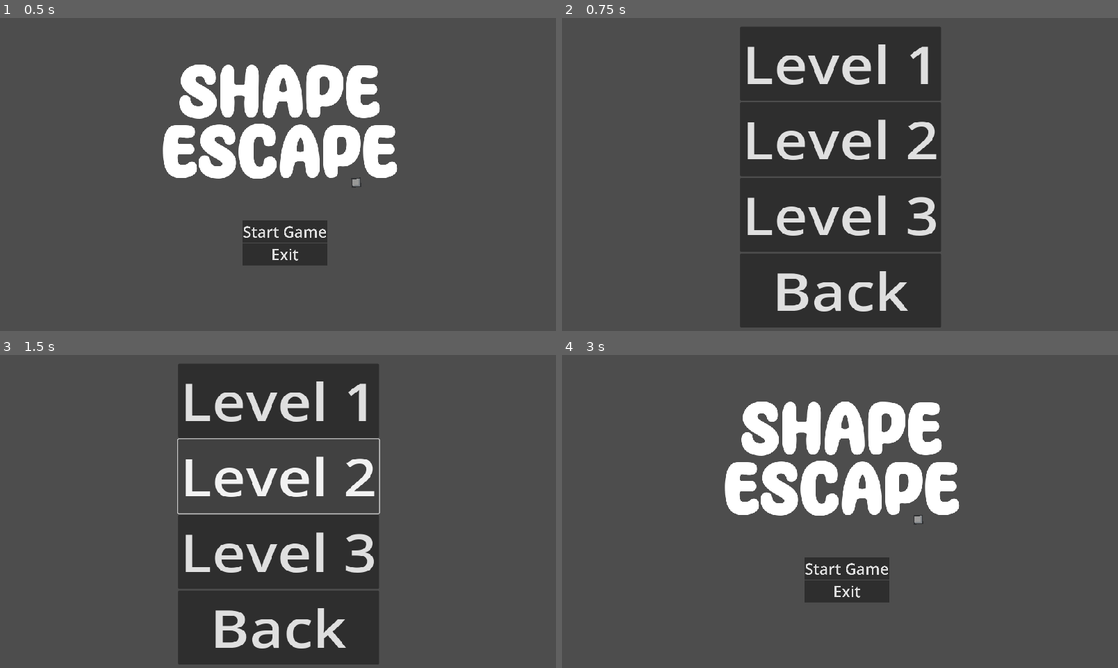
Above: before the commit, frames 1-4 (two rows, left to right).
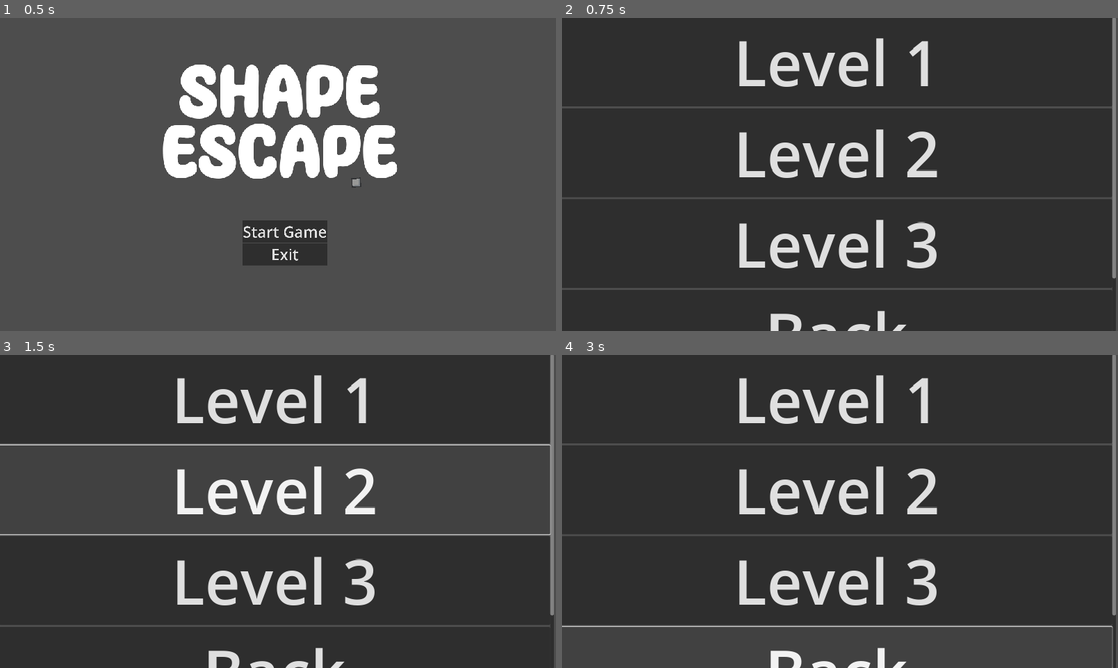
Above: after the commit, the same moments.

Repository: matt-neave/shapeEscape
Game: Godot game, scene res://scenes/menu.tscn
Two runs of this game, one before a commit and one after it. Both use one fixed random seed, a clock stepped at 60 frames per second and the inputs below.
Inputs (mouse positions are in pixels of both pictures, inside the frame that each line leads up to):
- Up to frame 1 (0.5 s): no input
- Up to frame 2 (0.75 s): click "Start Game" at 0.5 s
- Up to frame 3 (1.5 s): click "Level 2" at 1.25 s
- Up to frame 4 (3 s): click "Level 3" at 2 s; click (840, 627) at 2.75 s, where only the run before the commit has a clickable "Back"

Frame 1 is identical in both runs. In frame 2, 73% of the frame differs, in the area x 0-100%, y 0-100%; in frame 3, 56%; in frame 4, 84%.

Commit message:
Added dynamic level select

Diff:
--- a/map_resources/world_tile_set.tres
+++ b/map_resources/world_tile_set.tres
@@ -6,58 +6,26 @@
 texture = ExtResource("1_01qya")
 texture_region_size = Vector2i(64, 64)
 0:0/0 = 0
-0:0/0/physics_layer_0/linear_velocity = Vector2(0, 0)
-0:0/0/physics_layer_0/angular_velocity = 0.0
 0:0/0/physics_layer_0/polygon_0/points = PackedVector2Array(-32, -32, 32, -32, 32, 32, -32, 32)
 1:0/0 = 0
-1:0/0/physics_layer_0/linear_velocity = Vector2(0, 0)
-1:0/0/physics_layer_0/angular_velocity = 0.0
 1:0/0/physics_layer_0/polygon_0/points = PackedVector2Array(-32, -32, 32, -32, 32, 32, -32, 32)
 2:0/0 = 0
-2:0/0/physics_layer_0/linear_velocity = Vector2(0, 0)
-2:0/0/physics_layer_0/angular_velocity = 0.0
 3:0/0 = 0
-3:0/0/physics_layer_0/linear_velocity = Vector2(0, 0)
-3:0/0/physics_layer_0/angular_velocity = 0.0
 0:1/0 = 0
-0:1/0/physics_layer_0/linear_velocity = Vector2(0, 0)
-0:1/0/physics_layer_0/angular_velocity = 0.0
 0:1/0/physics_layer_0/polygon_0/points = PackedVector2Array(-32, -32, 32, -32, 32, 32, -32, 32)
 1:1/0 = 0
-1:1/0/physics_layer_0/linear_velocity = Vector2(0, 0)
-1:1/0/physics_layer_0/angular_velocity = 0.0
 1:1/0/physics_layer_0/polygon_0/points = PackedVector2Array(-32, -32, 32, -32, 32, 32, -32, 32)
 2:1/0 = 0
-2:1/0/physics_layer_0/linear_velocity = Vector2(0, 0)
-2:1/0/physics_layer_0/angular_velocity = 0.0
 3:1/0 = 0
-3:1/0/physics_layer_0/linear_velocity = Vector2(0, 0)
-3:1/0/physics_layer_0/angular_velocity = 0.0
 0:2/0 = 0
-0:2/0/physics_layer_0/linear_velocity = Vector2(0, 0)
-0:2/0/physics_layer_0/angular_velocity = 0.0
 0:2/0/physics_layer_0/polygon_0/points = PackedVector2Array(-32, -32, 32, -32, 32, 32, -32, 32)
 1:2/0 = 0
-1:2/0/physics_layer_0/linear_velocity = Vector2(0, 0)
-1:2/0/physics_layer_0/angular_velocity = 0.0
 2:2/0 = 0
-2:2/0/physics_layer_0/linear_velocity = Vector2(0, 0)
-2:2/0/physics_layer_0/angular_velocity = 0.0
 3:2/0 = 0
-3:2/0/physics_layer_0/linear_velocity = Vector2(0, 0)
-3:2/0/physics_layer_0/angular_velocity = 0.0
 0:3/0 = 0
-0:3/0/physics_layer_0/linear_velocity = Vector2(0, 0)
-0:3/0/physics_layer_0/angular_velocity = 0.0
 1:3/0 = 0
-1:3/0/physics_layer_0/linear_velocity = Vector2(0, 0)
-1:3/0/physics_layer_0/angular_velocity = 0.0
 2:3/0 = 0
-2:3/0/physics_layer_0/linear_velocity = Vector2(0, 0)
-2:3/0/physics_layer_0/angular_velocity = 0.0
 3:3/0 = 0
-3:3/0/physics_layer_0/linear_velocity = Vector2(0, 0)
-3:3/0/physics_layer_0/angular_velocity = 0.0
 
 [resource]
 tile_size = Vector2i(64, 64)
--- a/project.godot
+++ b/project.godot
@@ -12,7 +12,7 @@
 
 config/name="shape_escape"
 run/main_scene="res://scenes/menu.tscn"
-config/features=PackedStringArray("4.2", "Forward Plus")
+config/features=PackedStringArray("4.3", "Forward Plus")
 config/icon="res://icon.svg"
 
 [autoload]
@@ -39,19 +39,19 @@
 }
 move_left={
 "deadzone": 0.5,
-"events": [Object(InputEventKey,"resource_local_to_scene":fa …(171 unchanged characters)… keycode":65,"key_label":0,"unicode":97,"echo":false,"script":null)
-, Object(InputEventKey,"resource_local_to_scene":false,"reso …(166 unchanged characters)… ode":4194319,"key_label":0,"unicode":0,"echo":false,"script":null)
+"events": [Object(InputEventKey,"resource_local_to_scene":fa …(171 unchanged characters)… keycode":65,"key_label":0,"unicode":97,"location":0,"echo":false,"script":null)
+, Object(InputEventKey,"resource_local_to_scene":false,"reso …(166 unchanged characters)… ode":4194319,"key_label":0,"unicode":0,"location":0,"echo":false,"script":null)
 ]
 }
 move_right={
 "deadzone": 0.5,
-"events": [Object(InputEventKey,"resource_local_to_scene":fa …(172 unchanged characters)… eycode":68,"key_label":0,"unicode":100,"echo":false,"script":null)
-, Object(InputEventKey,"resource_local_to_scene":false,"reso …(166 unchanged characters)… ode":4194321,"key_label":0,"unicode":0,"echo":false,"script":null)
+"events": [Object(InputEventKey,"resource_local_to_scene":fa …(172 unchanged characters)… eycode":68,"key_label":0,"unicode":100,"location":0,"echo":false,"script":null)
+, Object(InputEventKey,"resource_local_to_scene":false,"reso …(166 unchanged characters)… ode":4194321,"key_label":0,"unicode":0,"location":0,"echo":false,"script":null)
 ]
 }
 pause={
 "deadzone": 0.5,
-"events": [Object(InputEventKey,"resource_local_to_scene":fa …(175 unchanged characters)… ode":4194305,"key_label":0,"unicode":0,"echo":false,"script":null)
+"events": [Object(InputEventKey,"resource_local_to_scene":fa …(175 unchanged characters)… ode":4194305,"key_label":0,"unicode":0,"location":0,"echo":false,"script":null)
 ]
 }
 
--- a/scenes/sample_world.tscn
+++ b/scenes/level-1.tscn
@@ -1,19 +1,19 @@
 [gd_scene load_steps=17 format=3 uid="uid://cpbgad7xpvgim"]
 
-[ext_resource type="TileSet" uid="uid://brbpok4okhehv" path="res://map_resources/world_tile_set.tres" id="1_3xljd"]
-[ext_resource type="Script" path="res://scripts/level_manager.gd" id="1_oc1xv"]
-[ext_resource type="Script" path="res://scripts/Phase1Camera.gd" id="2_gj8u6"]
-[ext_resource type="Script" path="res://scripts/tile_draw_controller.gd" id="2_x5ed3"]
-[ext_resource type="PackedScene" uid="uid://xfns54a7n5eb" path="res://particles/background_particles.tscn" id="3_wj6ux"]
-[ext_resource type="PackedScene" uid="uid://dfiwma3suklni" path="res://scenes/avaliable_shapes.tscn" id="4_jnf17"]
-[ext_resource type="Script" path="res://scripts/goal.gd" id="4_ylrk4"]
-[ext_resource type="PackedScene" uid="uid://bjyivq413uhna" path="res://scenes/avaliable_multipliers.tscn" id="5_86tck"]
-[ext_resource type="FontFile" uid="uid://bfjao6y3cc3i" path="res://assets/fonts/MotleyForcesRegular-w1rZ3.ttf" id="7_k4dme"]
-[ext_resource type="PackedScene" uid="uid://rvp1j1c6hjh" path="res://particles/arrow_indicator.tscn" id="7_oeccr"]
-[ext_resource type="LabelSettings" uid="uid://w4vi2ub2x5dk" path="res://fonts/available_multiplier.tres" id="10_u4fb3"]
-[ext_resource type="Script" path="res://scripts/pause_menu.gd" id="12_gphfe"]
-[ext_resource type="Script" path="res://scripts/level_complete.gd" id="13_npu51"]
-[ext_resource type="PackedScene" uid="uid://hb3225in5b7u" path="res://particles/confetti_particles.tscn" id="14_ghtfo"]
+[ext_resource type="Script" path="res://scripts/level_manager.gd" id="1_iif40"]
+[ext_resource type="Script" path="res://scripts/Phase1Camera.gd" id="2_eocul"]
+[ext_resource type="PackedScene" uid="uid://xfns54a7n5eb" path="res://particles/background_particles.tscn" id="3_h82ao"]
+[ext_resource type="TileSet" uid="uid://brbpok4okhehv" path="res://map_resources/world_tile_set.tres" id="4_7c5np"]
+[ext_resource type="Script" path="res://scripts/tile_draw_controller.gd" id="5_8exsi"]
+[ext_resource type="PackedScene" uid="uid://dfiwma3suklni" path="res://scenes/avaliable_shapes.tscn" id="6_0a5tr"]
+[ext_resource type="PackedScene" uid="uid://bjyivq413uhna" path="res://scenes/avaliable_multipliers.tscn" id="7_2ngkd"]
+[ext_resource type="FontFile" uid="uid://bfjao6y3cc3i" path="res://assets/fonts/MotleyForcesRegular-w1rZ3.ttf" id="8_aa2g2"]
+[ext_resource type="Script" path="res://scripts/goal.gd" id="9_lriun"]
+[ext_resource type="PackedScene" uid="uid://rvp1j1c6hjh" path="res://particles/arrow_indicator.tscn" id="10_pyn4d"]
+[ext_resource type="LabelSettings" uid="uid://w4vi2ub2x5dk" path="res://fonts/available_multiplier.tres" id="11_43nlg"]
+[ext_resource type="Script" path="res://scripts/pause_menu.gd" id="12_5urka"]
+[ext_resource type="Script" path="res://scripts/level_complete.gd" id="13_3q0gp"]
+[ext_resource type="PackedScene" uid="uid://hb3225in5b7u" path="res://particles/confetti_particles.tscn" id="14_nyy2o"]
 
 [sub_resource type="StyleBoxFlat" id="StyleBoxFlat_rk7v1"]
 bg_color = Color(0, 0, 0, 0.658824)
@@ -21,28 +21,26 @@
 [sub_resource type="RectangleShape2D" id="RectangleShape2D_ut35c"]
 
 [node name="SampleWorld" type="Node2D"]
-script = ExtResource("1_oc1xv")
+script = ExtResource("1_iif40")
 
 [node name="Phase1Camera" type="Camera2D" parent="."]
 position = Vector2(0, -262)
 zoom = Vector2(0.7, 0.7)
-script = ExtResource("2_gj8u6")
-
-[node name="BackgroundParticles" parent="." instance=ExtResource("3_wj6ux")]
+script = ExtResource("2_eocul")
+
+[node name="BackgroundParticles" parent="." instance=ExtResource("3_h82ao")]
 
 [node name="TileParticles" type="Node2D" parent="."]
 
 [node name="TileMap" type="TileMap" parent="." node_paths=PackedStringArray("shapes_control")]
-tile_set = ExtResource("1_3xljd")
+tile_set = ExtResource("4_7c5np")
 format = 2
 layer_0/name = "base_map"
 layer_0/tile_data = PackedInt32Array(65533, 0, 2, 65534, 0, 2, 65535, 0, 2, 0, 0, 2, 1, 0, 2, 2, 0, 2, 65532, 0, 2, 655 …(1163 unchanged characters)…
 layer_1/name = "placed_tiles"
-layer_1/tile_data = PackedInt32Array()
 layer_2/name = "placement_tiles"
 layer_2/modulate = Color(1, 1, 1, 0.466667)
-layer_2/tile_data = PackedInt32Array()
-script = ExtResource("2_x5ed3")
+script = ExtResource("5_8exsi")
 shapes_control = NodePath("../UI/AvaliableShapes")
 
 [node name="UI" type="CanvasLayer" parent="."]
--- a/scenes/level_select.tscn
+++ b/scenes/level_select.tscn
@@ -6,37 +6,39 @@
 layout_mode = 3
 anchors_preset = 0
 
-[node name="CenterContainer" type="CenterContainer" parent="."]
+[node name="ScrollContainer" type="ScrollContainer" parent="."]
 layout_mode = 0
-offset_left = 369.0
-offset_top = 18.0
-offset_right = 804.0
-offset_bottom = 762.0
-scale = Vector2(0.95514, 0.83265)
+offset_left = -1.99997
+offset_top = -1.0
+offset_right = 1148.0
+offset_bottom = 649.0
+horizontal_scroll_mode = 0
+vertical_scroll_mode = 2
 
-[node name="VBoxContainer" type="VBoxContainer" parent="CenterContainer"]
+[node name="VBoxContainer" type="VBoxContainer" parent="ScrollContainer"]
 layout_mode = 2
+size_flags_horizontal = 3
 script = ExtResource("1_p1s7e")
 
-[node name="Level1" type="Button" parent="CenterContainer/VBoxContainer"]
+[node name="Level1" type="Button" parent="ScrollContainer/VBoxContainer"]
 layout_mode = 2
 theme_override_font_sizes/font_size = 128
 text = "Level 1
 "
 
-[node name="Level2" type="Button" parent="CenterContainer/VBoxContainer"]
+[node name="Level2" type="Button" parent="ScrollContainer/VBoxContainer"]
 layout_mode = 2
 theme_override_font_sizes/font_size = 128
 text = "Level 2
 "
 
-[node name="Level3" type="Button" parent="CenterContainer/VBoxContainer"]
+[node name="Level3" type="Button" parent="ScrollContainer/VBoxContainer"]
 layout_mode = 2
 theme_override_font_sizes/font_size = 128
 text = "Level 3
 "
 
-[node name="Back" type="Button" parent="CenterContainer/VBoxContainer"]
+[node name="Back" type="Button" parent="ScrollContainer/VBoxContainer"]
 layout_mode = 2
 theme_override_font_sizes/font_size = 128
 text = "Back
--- a/scenes/player.tscn
+++ b/scenes/player.tscn
@@ -55,35 +55,6 @@
 "transitions": PackedFloat32Array(1),
 "update": 0,
 "values": [Vector2(1, 1)]
-}
-
-[sub_resource type="Animation" id="Animation_wuv8s"]
-resource_name = "run"
-length = 0.3
-loop_mode = 1
-tracks/0/type = "value"
-tracks/0/imported = false
-tracks/0/enabled = true
-tracks/0/path = NodePath("PlayerBody:frame")
-tracks/0/interp = 1
-tracks/0/loop_wrap = true
-tracks/0/keys = {
-"times": PackedFloat32Array(0, 0.075, 0.15, 0.225),
-"transitions": PackedFloat32Array(1, 1, 1, 1),
-"update": 1,
-"values": [4, 5, 6, 7]
-}
-tracks/1/type = "value"
-tracks/1/imported = false
-tracks/1/enabled = true
-tracks/1/path = NodePath("PlayerBody:position")
-tracks/1/interp = 1
-tracks/1/loop_wrap = true
-tracks/1/keys = {
-"times": PackedFloat32Array(0),
-"transitions": PackedFloat32Array(1),
-"update": 0,
-"values": [Vector2(16, -11)]
 }
 
 [sub_resource type="Animation" id="Animation_mcoq7"]
@@ -154,6 +125,35 @@
 "values": [Vector2(16, -1)]
 }
 
+[sub_resource type="Animation" id="Animation_wuv8s"]
+resource_name = "run"
+length = 0.3
+loop_mode = 1
+tracks/0/type = "value"
+tracks/0/imported = false
+tracks/0/enabled = true
+tracks/0/path = NodePath("PlayerBody:frame")
+tracks/0/interp = 1
+tracks/0/loop_wrap = true
+tracks/0/keys = {
+"times": PackedFloat32Array(0, 0.075, 0.15, 0.225),
+"transitions": PackedFloat32Array(1, 1, 1, 1),
+"update": 1,
+"values": [4, 5, 6, 7]
+}
+tracks/1/type = "value"
+tracks/1/imported = false
+tracks/1/enabled = true
+tracks/1/path = NodePath("PlayerBody:position")
+tracks/1/interp = 1
+tracks/1/loop_wrap = true
+tracks/1/keys = {
+"times": PackedFloat32Array(0),
+"transitions": PackedFloat32Array(1),
+"update": 0,
+"values": [Vector2(16, -11)]
+}
+
 [sub_resource type="AnimationLibrary" id="AnimationLibrary_hmn0i"]
 _data = {
 "RESET": SubResource("Animation_4vttm"),
--- a/scripts/level-select.gd
+++ b/scripts/level-select.gd
@@ -13,27 +13,27 @@
 
 extends VBoxContainer
 
-# Function to be called when the node enters the scene tree
+var num_levels = 1
+
 func _ready() -> void:
-	# Connect button signals to the corresponding functions
-	$Level1.pressed.connect(_on_Level1_pressed)
-	#$Level2.pressed.connect(_on_Level2_pressed)
-	#$Level3.pressed.connect(_on_Level3_pressed)
-	$Back.pressed.connect(_on_Back_pressed)
+	generate_level_buttons()
+	#$Back.pressed.connect(_on_Back_pressed)
 
-# Function for when Level1 button is pressed
-func _on_Level1_pressed() -> void:
-	get_tree().change_scene_to_file("res://Scenes/sample_world.tscn")
+# Function to generate level buttons
+func generate_level_buttons() -> void:
+	for i in range(1, num_levels + 1):
+		var button = Button.new()
+		button.text = "Level %d" % i
+		button.name = "Level%d" % i
 
-## Function for when Level2 button is pressed
-#func _on_Level2_pressed() -> void:
-	#get_tree().change_scene_to_file("res://Scenes/Level2.tscn")
-#
-## Function for when Level3 button is pressed
-#func _on_Level3_pressed() -> void:
-	#get_tree().change_scene_to_file("res://Scenes/Level3.tscn")
+		button.pressed.connect(_on_level_button_pressed)
+		add_child(button)
 
-# Function for when Back button is pressed
+func _on_level_button_pressed() -> void:
+	var scene_path = "res://Scenes/level-%d.tscn" % 1
+	print("loading", scene_path)
+	get_tree().change_scene_to_file(scene_path)
+
 func _on_Back_pressed() -> void:
 	SoundManager.play_sound(SoundManager.SOUNDS.BUTTON_CLICK)
-	get_tree().change_scene_to_file("res://Scenes/menu.tscn")  # Replace with your actual menu scene path
+	get_tree().change_scene_to_file("res://Scenes/menu.tscn")
Not shown, changed: assets/fonts/MotleyForcesRegular-w1rZ3.ttf.import
Not shown: 9 places in scenes/level-1.tscn that only renumber resources
